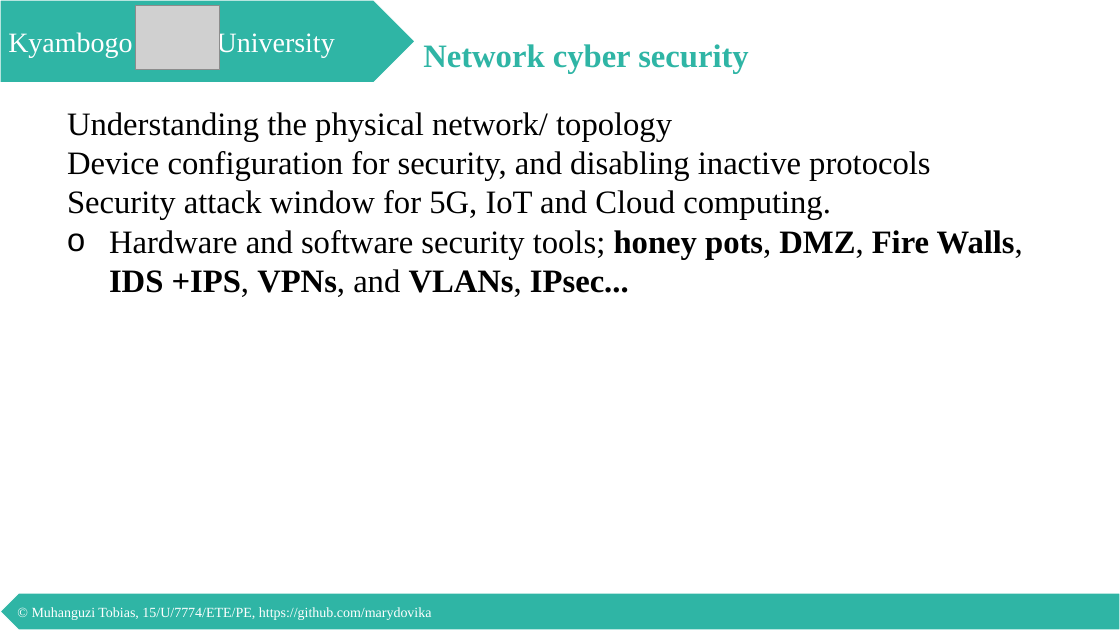
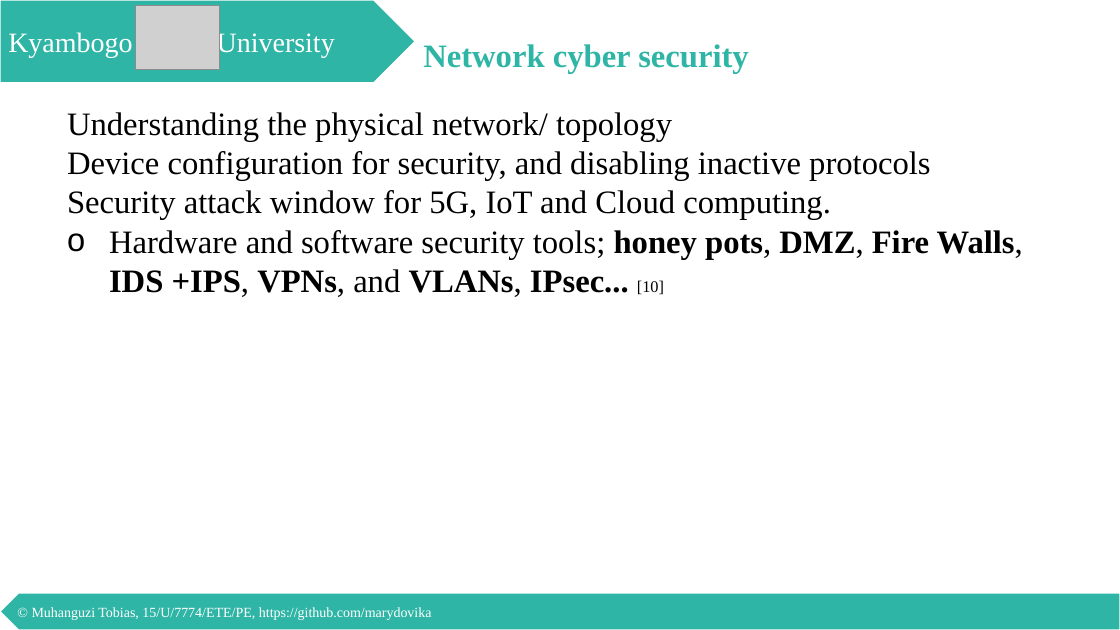
Before and after one commit to marydovika/Cyber-Security-Project-for-5G-IoT-Cloud-NFC, a slide deck: slide 18 of presentations/proposalPresentation.pptx. Drawn at 1120x630 pixels with LibreOffice and Linux fonts; fonts in the diff are those of the drawing; grey boxes stand for pictures. Boxes give left, top, right and bottom in pixels: in the first picture for what was removed or moved away, otherwise in the second. Text is boxed around its words. In the diff, an @@ line names an element or a change of style, - is before the commit and + after.

```diff
--- a/presentations/proposalPresentation.pptx
+++ b/presentations/proposalPresentation.pptx
@@ text at bbox=[67, 112, 1023, 297]: text changed @@
-o Understanding the physical network/ topology
-  Device configuration for security, and disabling inactive protocols
-  Security attack window for 5G, IoT and Cloud computing.
-  Hardware and software security tools; honey pots, DMZ, Fire Walls, IDS +IPS, VPNs, and VLANs, IPsec...
+o Understanding the physical network/ topology
+  Device configuration for security, and disabling inactive protocols
+  Security attack window for 5G, IoT and Cloud computing.
+  Hardware and software security tools; honey pots, DMZ, Fire Walls, IDS +IPS, VPNs, and VLANs, IPsec... [10]
```
Also in this commit, not shown: 18 other slides changed.
